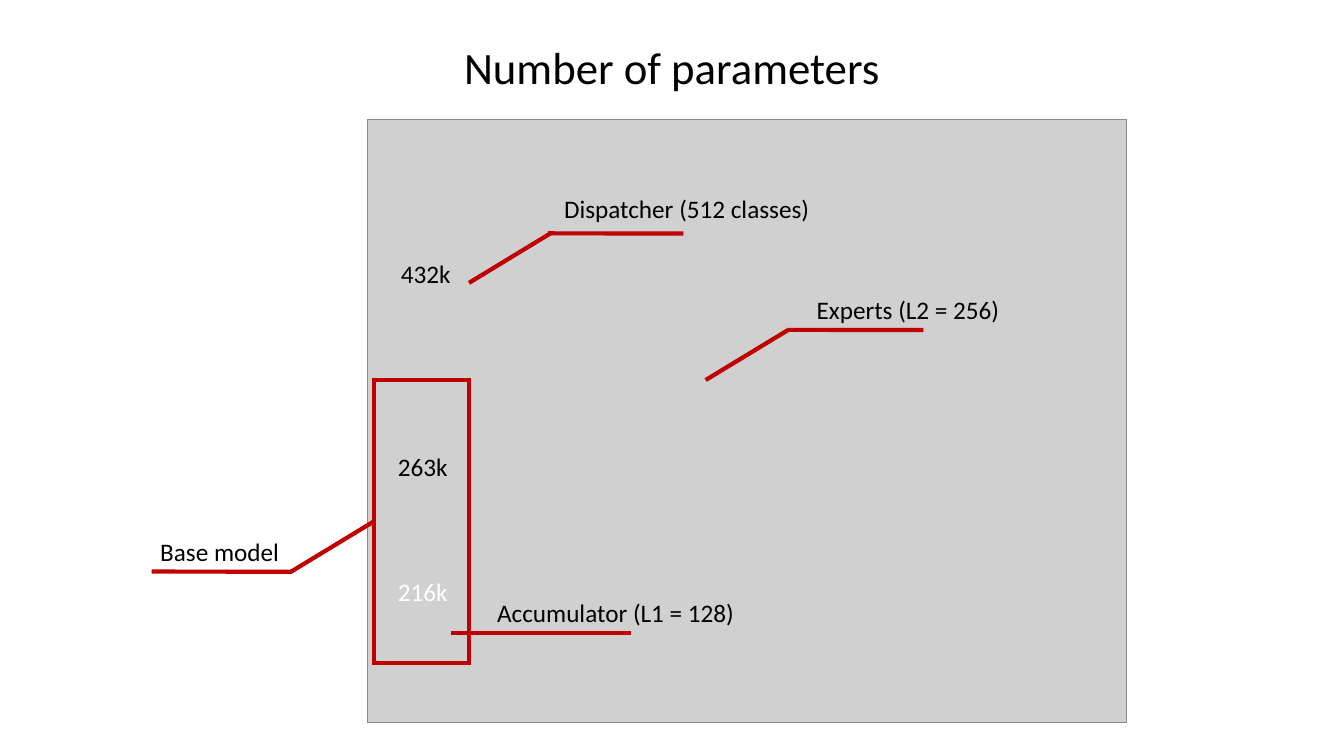
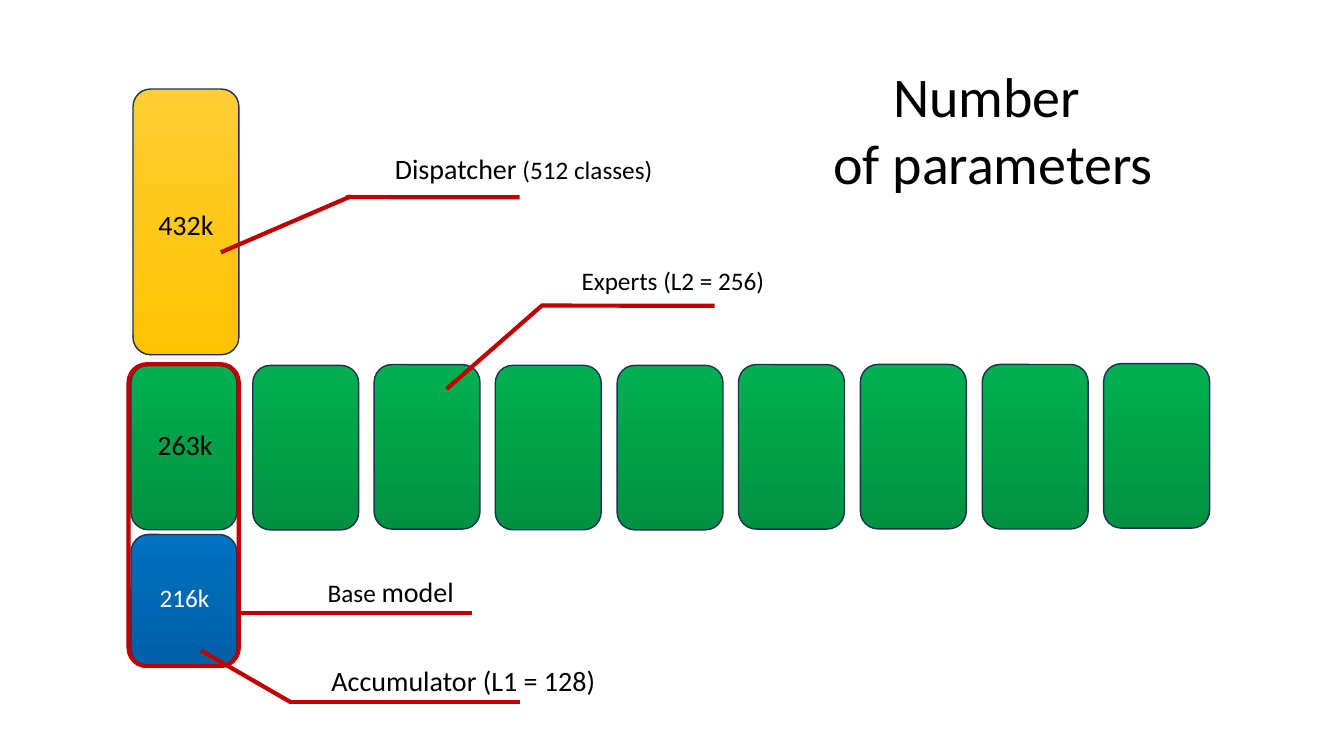
Before and after one commit to Omega97/masters-thesis-unsupervised-bucketing, a slide deck: slide 7 of Presentation/Chess_MoE_defense.pptx (slide 6 before the commit). Drawn at 1344x756 pixels with LibreOffice and Linux fonts; fonts in the diff are those of the drawing; grey boxes stand for pictures. Boxes give left, top, right and bottom in pixels: in the first picture for what was removed or moved away, otherwise in the second. Text is boxed around its words. In the diff, an @@ line names an element or a change of style, - is before the commit and + after.

```diff
--- a/Presentation/Chess_MoE_defense.pptx
+++ b/Presentation/Chess_MoE_defense.pptx
@@ text at box(833, 78, 1153, 193): text changed; size 32 to 40 pt @@
-Number of parameters
+Number
+of parameters
@@ picture removed at box(367, 119, 1127, 723) @@
@@ text "Dispatcher (512 classes)": place and size @@
-text "Dispatcher (512 classes)" at box(564, 199, 809, 222)
+text "Dispatcher (512 classes)" at box(395, 159, 652, 184)
@@ text "Dispatcher (512 classes)" at box(395, 159, 652, 184): size 18 to 20 pt in "Dispatcher" @@
@@ size 18 to 20 pt in 3 elements at box(157, 435, 212, 455), box(331, 670, 595, 695), box(158, 215, 213, 236) @@
@@ text "432k": place and size @@
-text "432k" at box(401, 265, 451, 283)
+text "432k" at box(158, 215, 213, 236)
@@ line moved from (469, 283) - (552, 233) to (221, 252) - (351, 197) @@
@@ line moved from (548, 234) - (684, 234) to (346, 198) - (520, 198) @@
@@ text "Experts (L2 = 256)": place and size @@
-text "Experts (L2 = 256)" at box(817, 300, 999, 323)
+text "Experts (L2 = 256)" at box(582, 271, 764, 294)
@@ line moved from (706, 380) - (788, 330) to (447, 389) - (542, 306) @@
@@ line moved from (787, 330) - (924, 330) to (541, 306) - (715, 306) @@
@@ group added at box(129, 89, 1210, 666): 12 rounded rectangles @@
@@ rectangle removed at box(374, 380, 469, 663) @@
@@ text "263k": place and size @@
-text "263k" at box(398, 458, 448, 476)
+text "263k" at box(157, 435, 212, 455)
@@ text "216k": place and size @@
-text "216k" at box(398, 584, 448, 601)
+text "216k" at box(160, 589, 210, 608)
@@ text "Base model": place and size @@
-text "Base model" at box(160, 543, 279, 562)
+text "Base model" at box(328, 582, 454, 603)
@@ text "Base model" at box(328, 582, 454, 603): size 18 to 20 pt in "model" @@
@@ line moved from (151, 572) - (292, 572) to (240, 613) - (473, 613) @@
@@ line moved from (291, 572) - (374, 521) to (201, 650) - (291, 703) @@
@@ text "Accumulator (L1 = 128)": place and size @@
-text "Accumulator (L1 = 128)" at box(497, 604, 734, 626)
+text "Accumulator (L1 = 128)" at box(331, 670, 595, 695)
@@ line moved from (451, 633) - (631, 633) to (289, 703) - (520, 703) @@
```
Also in this commit, not shown: 4 other slides changed, 2 slides added.
